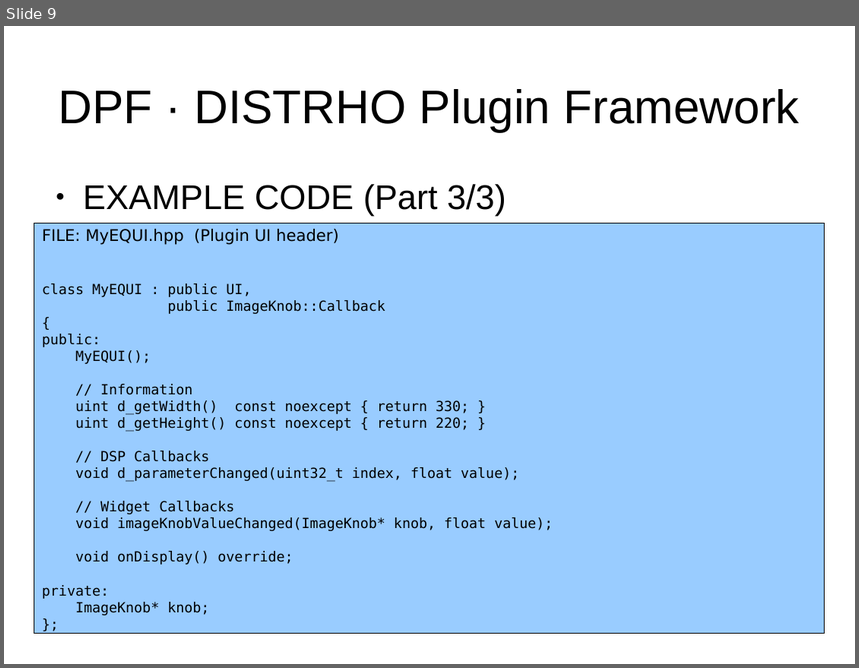
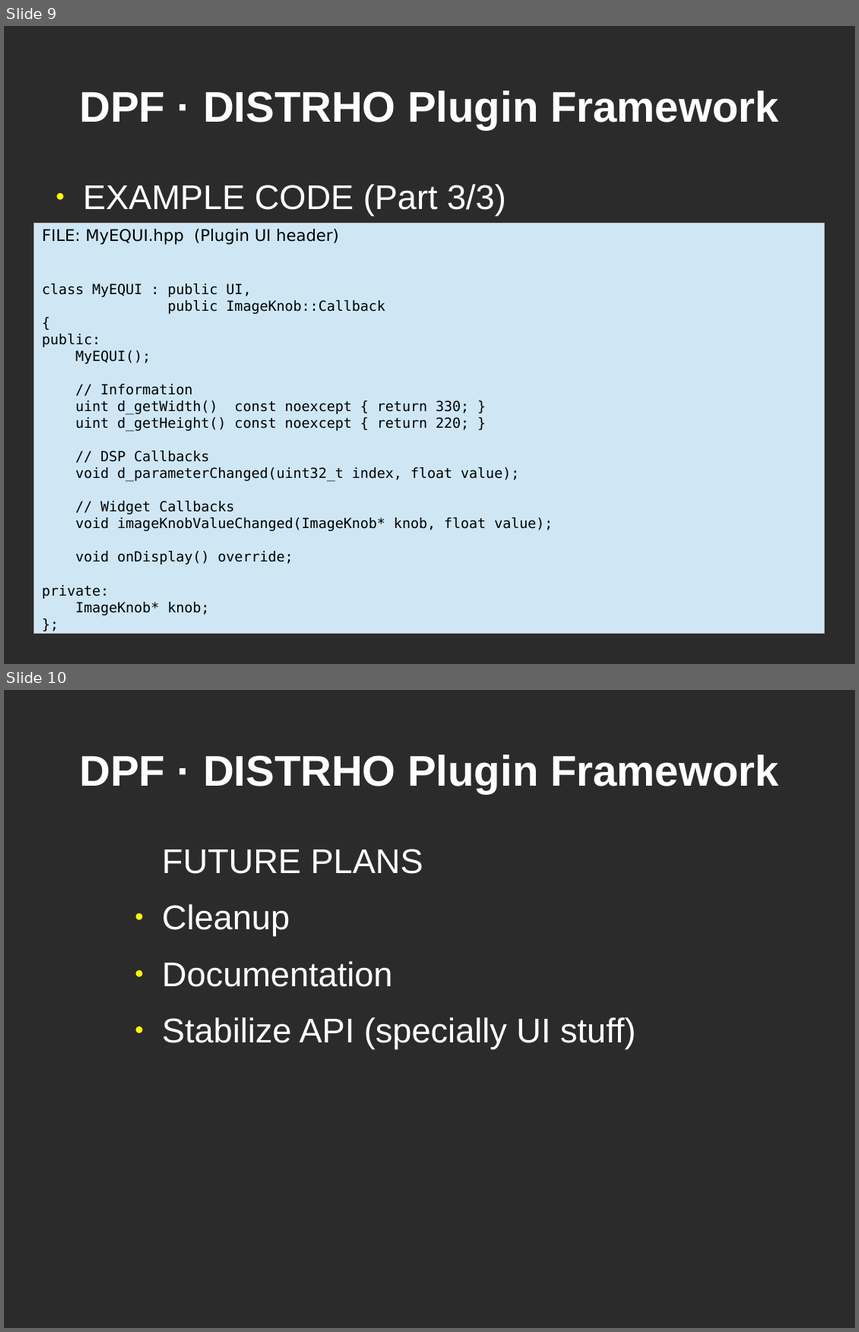
Before and after one commit to DISTRHO/DPF, a slide deck: lac/2014-small-talk.odp. Shown one above the other, each under a label of ours: slide 9 before the commit, slides 9 and 10 after it. The pictures are 859x668 and 859x1332 pixels, drawn with LibreOffice and Linux fonts; fonts in the diff are those of the drawing; background and template pictures are left out; a plain dark background stands for a picture behind light text. Boxes give left, top, right and bottom in pixels: in the first picture for what was removed or moved away, otherwise in the second. Text is boxed around its words. In the diff, an @@ line names an element or a change of style, - is before the commit and + after.

```diff
--- a/lac/2014-small-talk.odp
+++ b/lac/2014-small-talk.odp
@@ slide 10 added at (4,690,855,1328), background picture (left out) @@
@@ title added at (79,755,779,793), 40 pt, text #FFFFFF, bold @@
+DPF · DISTRHO Plugin Framework
@@ text added at (162,849,636,1049), 32 pt, text #FFFFFF @@
+FUTURE PLANS
+● Cleanup
+● Documentation
+● Stabilize API (specially UI stuff)
@@ slide 9 changed as well @@
@@ background #FFFFFF to picture (left out) @@
@@ title "DPF · DISTRHO Plugin Framework" at (79,91,779,129): size 44 to 40 pt, text colour #000000 to #FFFFFF, bold on @@
@@ text "EXAMPLE CODE (Part 3/3)" at (83,184,506,216): text colour #000000 to #FFFFFF; bullet colour #000000 to #FFFF00 @@
@@ rectangle "FILE: MyEQUI.hpp (Plugin UI header)" at (34,224,825,634): fill #99CCFF to #CFE7F5; outline #000000 0 pt to #C0C0C0 0 pt @@
```
Also in this commit, not shown: 8 other slides changed, 2 other files.
